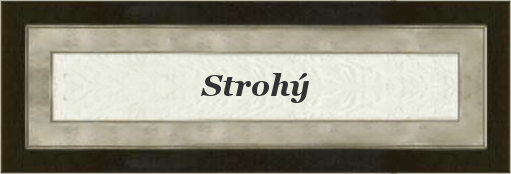
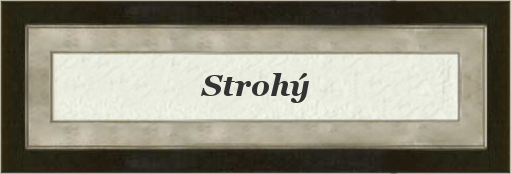
Revision of a layered 511x174 image; what changed, layer by layer:
painted on "Card" over [30, 33, 488, 141]
